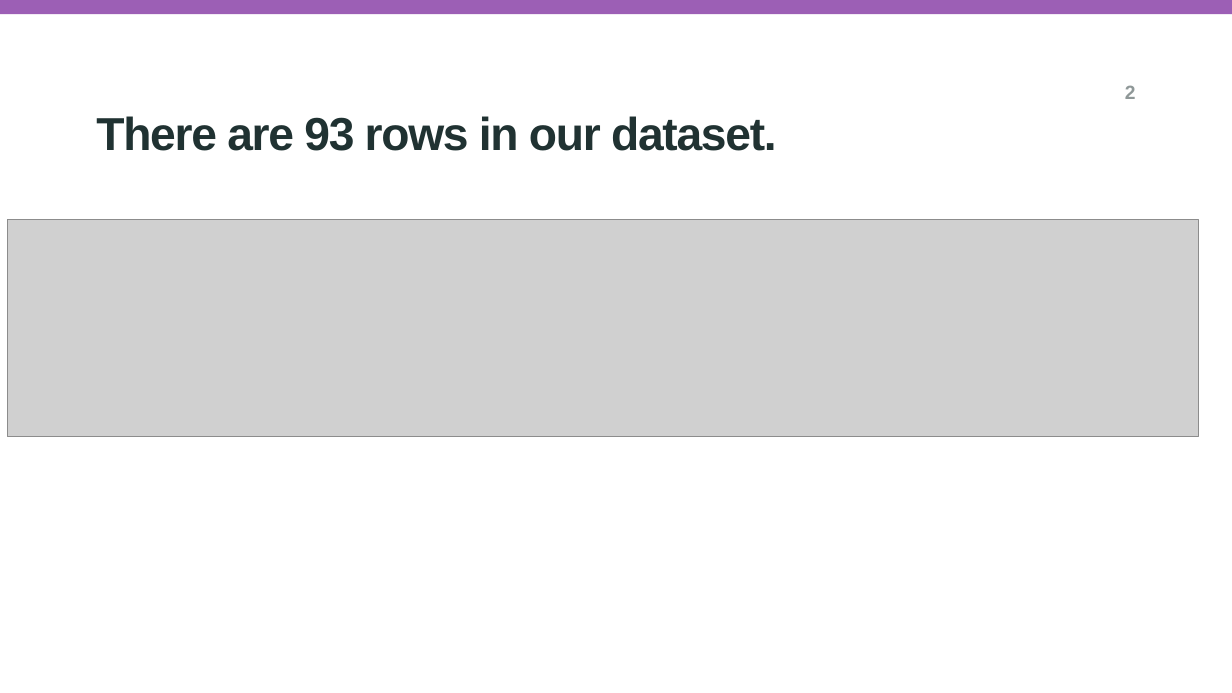
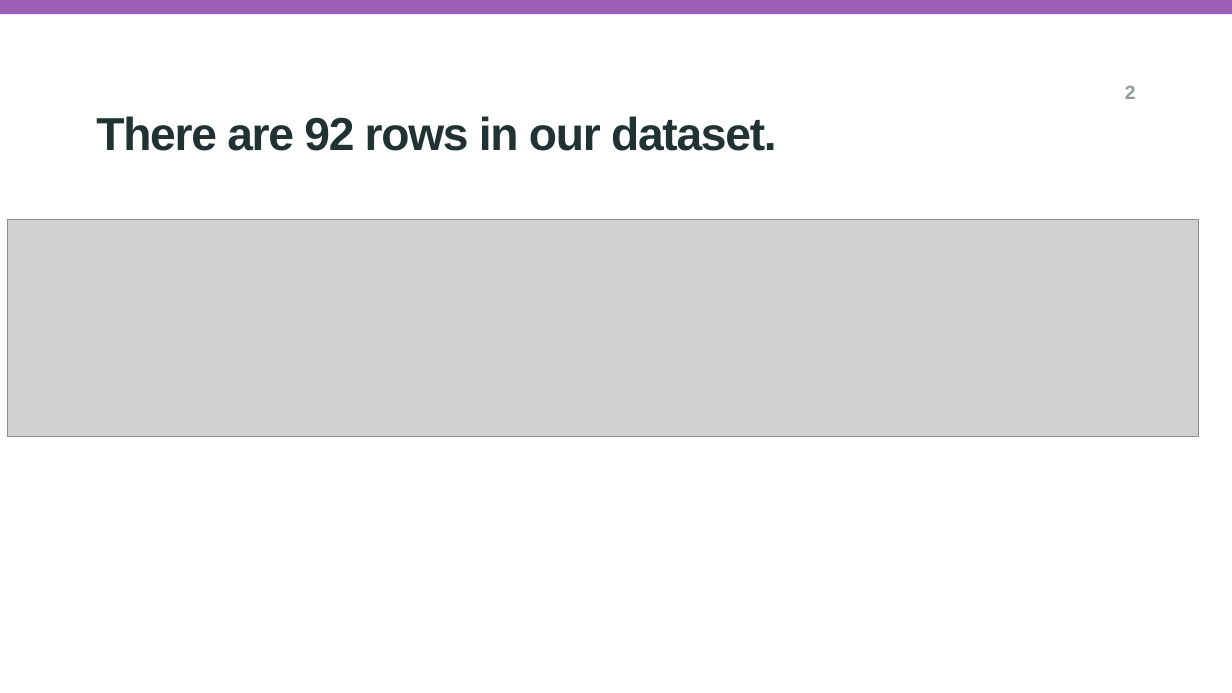
Before and after one commit to DeepakKhokhar1302/A113_Team_Research_Project, a slide deck: slide 2 of research_question_presentation_A113.pptx. Drawn at 1232x693 pixels with LibreOffice and Linux fonts; fonts in the diff are those of the drawing; grey boxes stand for pictures; background and template pictures are left out. Boxes give left, top, right and bottom in pixels: in the first picture for what was removed or moved away, otherwise in the second. Text is boxed around its words. In the diff, an @@ line names an element or a change of style, - is before the commit and + after.

```diff
--- a/research_question_presentation_A113.pptx
+++ b/research_question_presentation_A113.pptx
@@ subtitle at bbox=[96, 116, 777, 151]: text changed @@
-There are 93 rows in our dataset.
+There are 92 rows in our dataset.
```
Also in this commit, not shown: 2 other slides changed, 1 other file.
